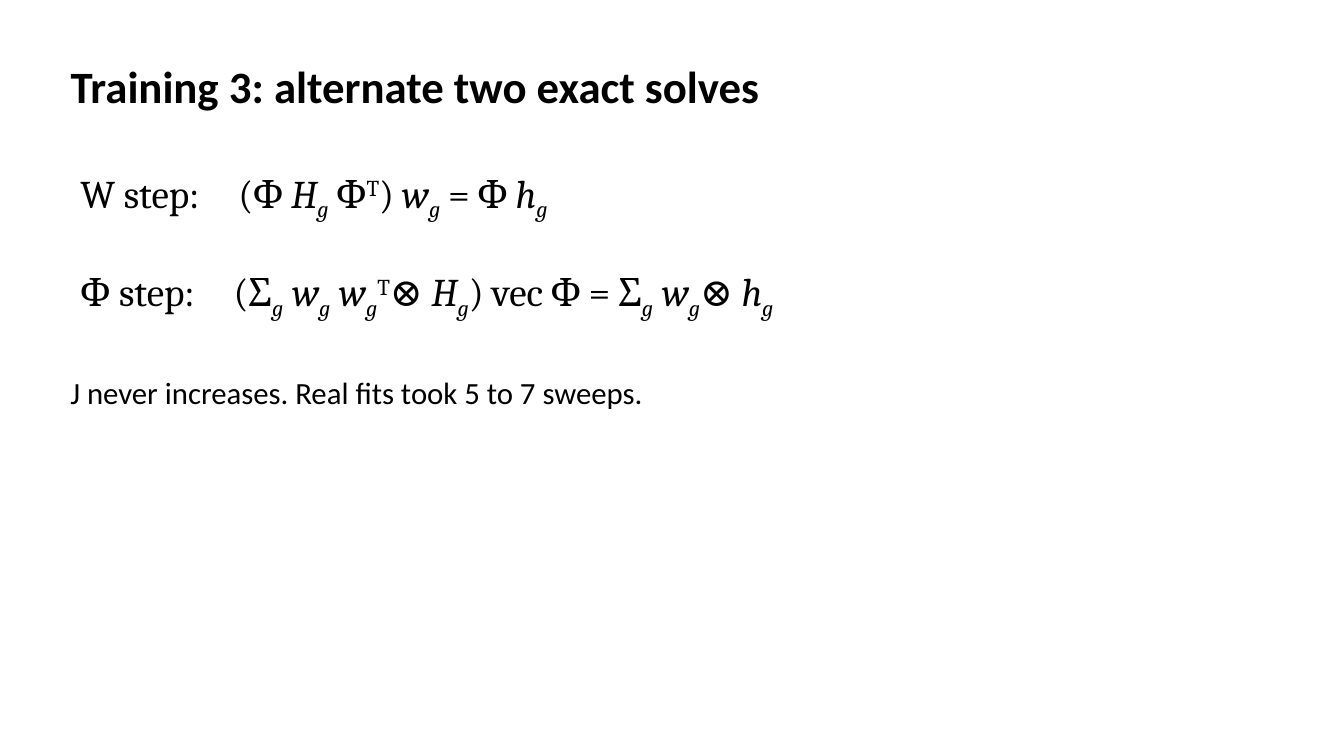
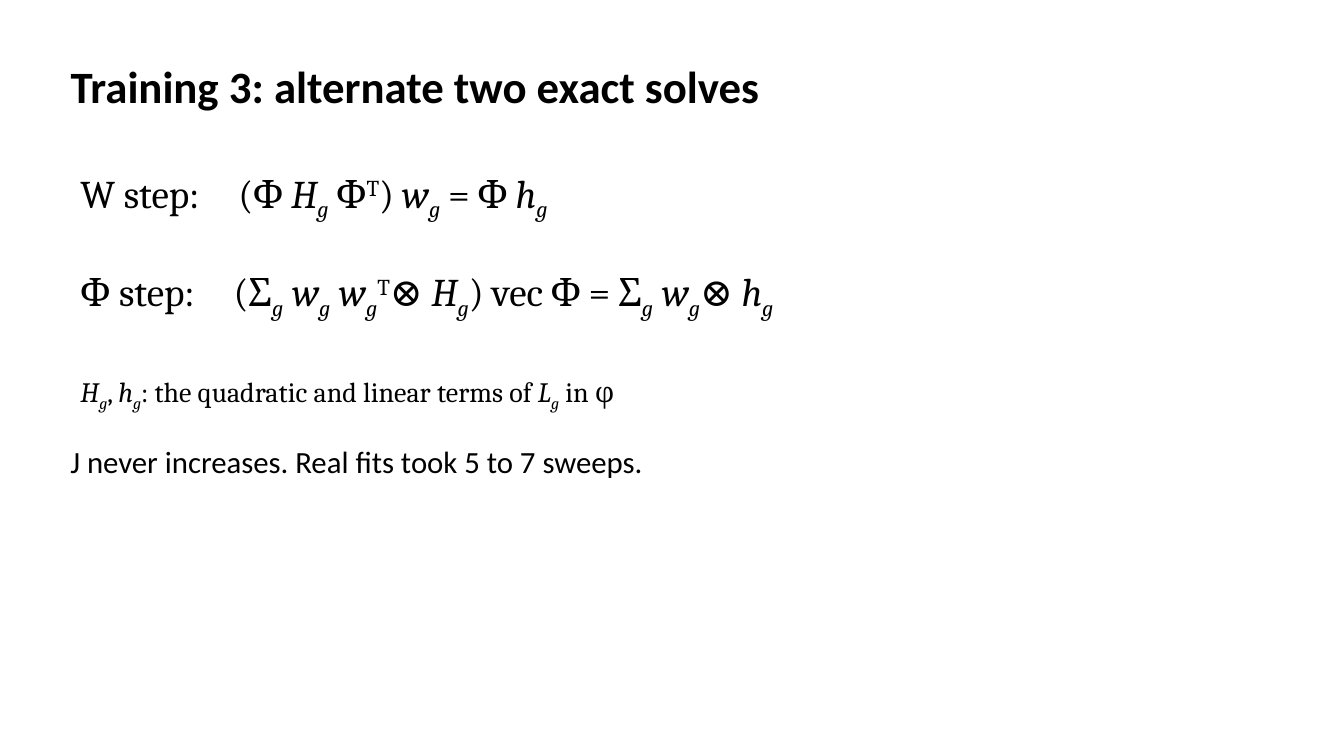
Before and after one commit to smartadi/tpgdar, a slide deck: slide 15 of GDAR-TP_MPC_and_TP-GDAR.pptx. Drawn at 1344x756 pixels with LibreOffice and Linux fonts; fonts in the diff are those of the drawing. Boxes give left, top, right and bottom in pixels: in the first picture for what was removed or moved away, otherwise in the second. Text is boxed around its words. In the diff, an @@ line names an element or a change of style, - is before the commit and + after.

```diff
--- a/GDAR-TP_MPC_and_TP-GDAR.pptx
+++ b/GDAR-TP_MPC_and_TP-GDAR.pptx
@@ text added at box(155, 382, 615, 409), 20 pt, text #000000 @@
+Hg, hg: the quadratic and linear terms of Lg in φ
@@ text "J never increases. Real fits ...": place and size @@
-text "J never increases. Real fits ..." at box(70, 382, 643, 409)
+text "J never increases. Real fits ..." at box(70, 451, 643, 478)
```
Also in this commit, not shown: 1 other slide changed, 2 other files.
